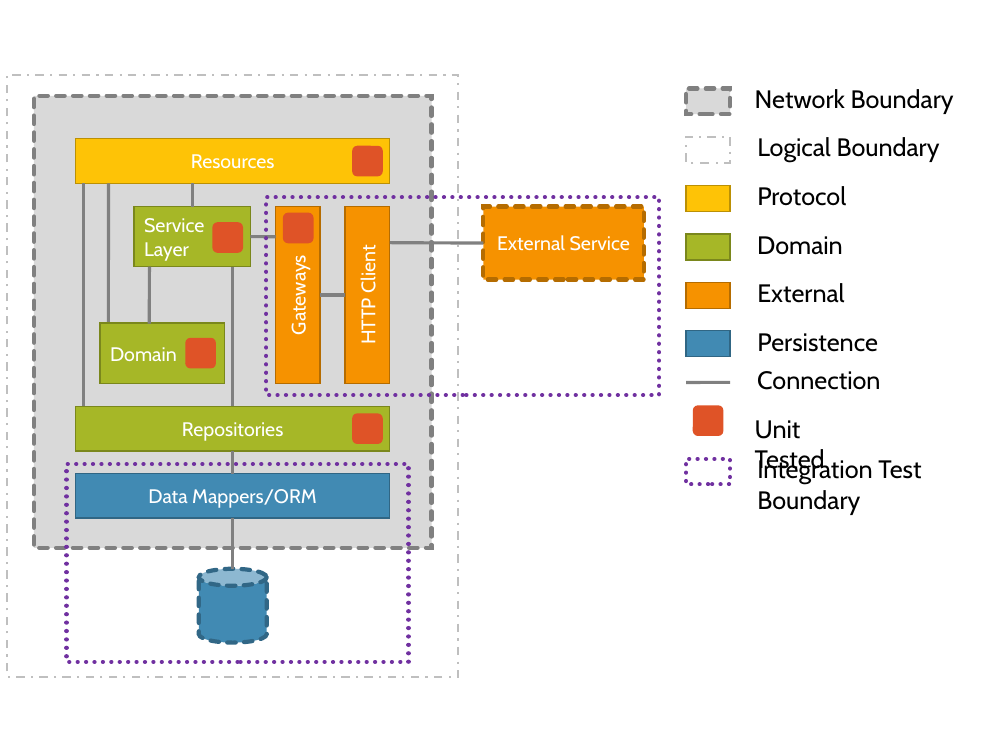
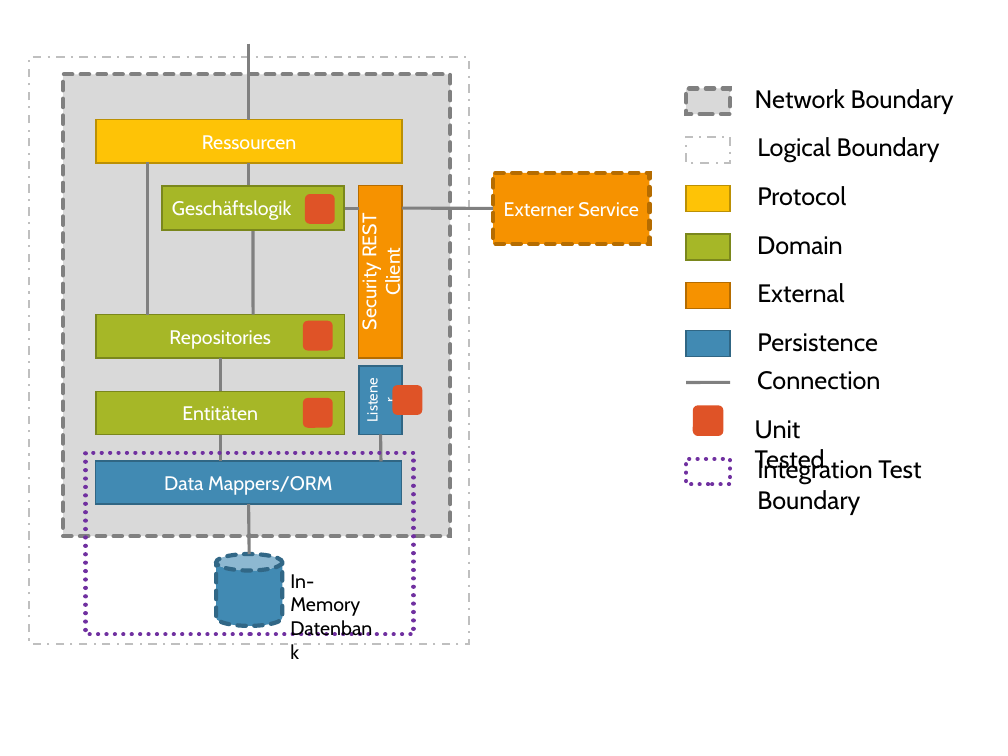
Before and after one commit to FabianWilms/hm-ba, a slide deck: slide 12 of images/ppt/graphics.pptx. Drawn at 1008x756 pixels with LibreOffice and Linux fonts; fonts in the diff are those of the drawing. Boxes give left, top, right and bottom in pixels: in the first picture for what was removed or moved away, otherwise in the second. Text is boxed around its words. In the diff, an @@ line names an element or a change of style, - is before the commit and + after.

```diff
--- a/images/ppt/graphics.pptx
+++ b/images/ppt/graphics.pptx
@@ rectangle: place and size @@
-rectangle at box(7, 75, 459, 676)
+rectangle at box(29, 57, 469, 644)
@@ rectangle: place and size @@
-rectangle at box(34, 96, 431, 547)
+rectangle at box(64, 75, 451, 536)
@@ rectangle removed at box(76, 139, 390, 183) @@
-Resources
@@ line moved from (109, 183) - (108, 326) to (148, 161) - (148, 314) @@
@@ line moved from (193, 183) - (193, 207) to (249, 163) - (249, 185) @@
@@ rectangle "Externer Service": place and size @@
-rectangle "Externer Service" at box(483, 207, 643, 279)
+rectangle "Externer Service" at box(493, 172, 649, 244)
@@ line removed from (84, 183) to (84, 406) @@
@@ rectangle removed at box(134, 207, 250, 267) @@
-Service
-Layer
@@ rectangle removed at box(266, 198, 659, 395) @@
@@ rectangle removed at box(276, 206, 321, 383) @@
-Gateways
@@ rounded rectangle: place and size @@
-rounded rectangle at box(283, 213, 313, 243)
+rounded rectangle at box(305, 195, 336, 225)
@@ line moved from (251, 237) - (275, 237) to (344, 208) - (359, 208) @@
@@ rectangle "Security REST Client": place and size @@
-rectangle "Security REST Client" at box(346, 206, 390, 383)
+rectangle "Security REST Client" at box(359, 185, 402, 358)
@@ line moved from (390, 243) - (483, 243) to (402, 208) - (493, 209) @@
@@ text in rectangle at box(504, 202, 638, 217): text changed @@
-External Service
+Externer Service
@@ rounded rectangle removed at box(213, 222, 243, 252) @@
@@ line moved from (233, 267) - (233, 406) to (253, 230) - (253, 314) @@
@@ text in rectangle at box(358, 217, 405, 328): text changed @@
-HTTP Client
+Security REST Client
@@ line removed from (321, 295) to (345, 295) @@
@@ rectangle "Repositories": place and size @@
-rectangle "Repositories" at box(76, 406, 390, 451)
+rectangle "Repositories" at box(96, 314, 344, 358)
@@ rectangle removed at box(100, 324, 224, 384) @@
-Domain
@@ rounded rectangle: place and size @@
-rounded rectangle at box(185, 338, 216, 368)
+rounded rectangle at box(302, 321, 333, 351)
@@ line moved from (149, 267) - (149, 324) to (221, 358) - (221, 391) @@
@@ rounded rectangle: place and size @@
-rounded rectangle at box(352, 146, 382, 176)
+rounded rectangle at box(392, 385, 422, 415)
@@ rounded rectangle: place and size @@
-rounded rectangle at box(352, 413, 382, 444)
+rounded rectangle at box(302, 398, 333, 428)
@@ line moved from (233, 451) - (233, 474) to (221, 434) - (221, 461) @@
@@ group added at box(96, 43, 403, 462): 4 rectangles, 2 lines @@
+Ressourcen
+Entitäten
+Geschäftslogik
+Listener
@@ rectangle: place and size @@
-rectangle at box(67, 464, 408, 661)
+rectangle at box(86, 453, 413, 634)
@@ rectangle "Data Mappers/ORM": place and size @@
-rectangle "Data Mappers/ORM" at box(76, 474, 390, 518)
+rectangle "Data Mappers/ORM" at box(96, 461, 402, 504)
@@ line moved from (233, 518) - (233, 569) to (249, 504) - (249, 554) @@
@@ cylinder: place and size @@
-cylinder at box(199, 569, 266, 642)
+cylinder at box(216, 554, 282, 626)
@@ text added at box(290, 574, 360, 616), 14 pt, text #000000 @@
+In-Memory
+Datenbank
```
Also in this commit, not shown: 2 other slides changed, 1 slide added, 1 slide removed, 6 other files.
